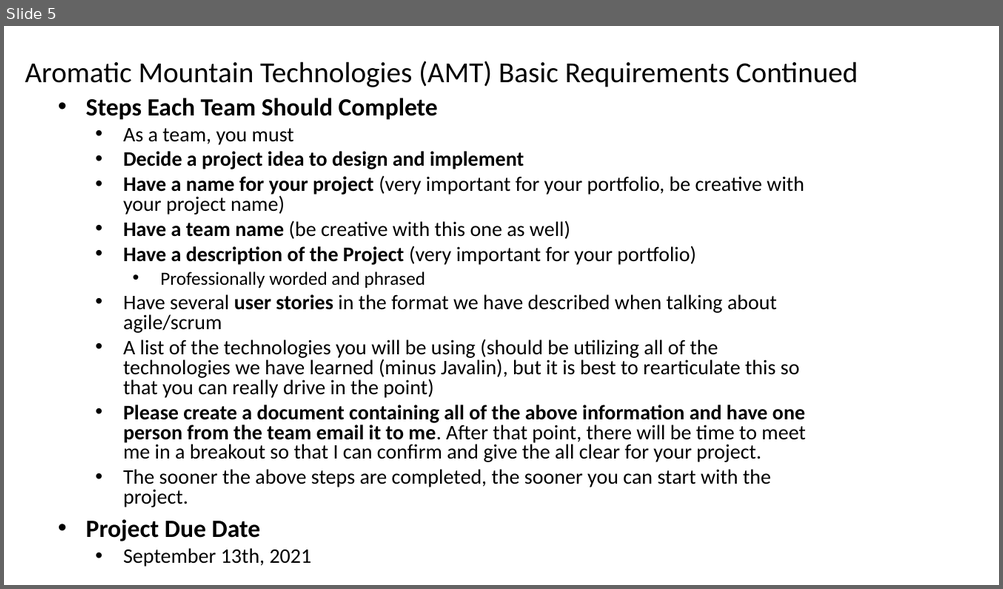
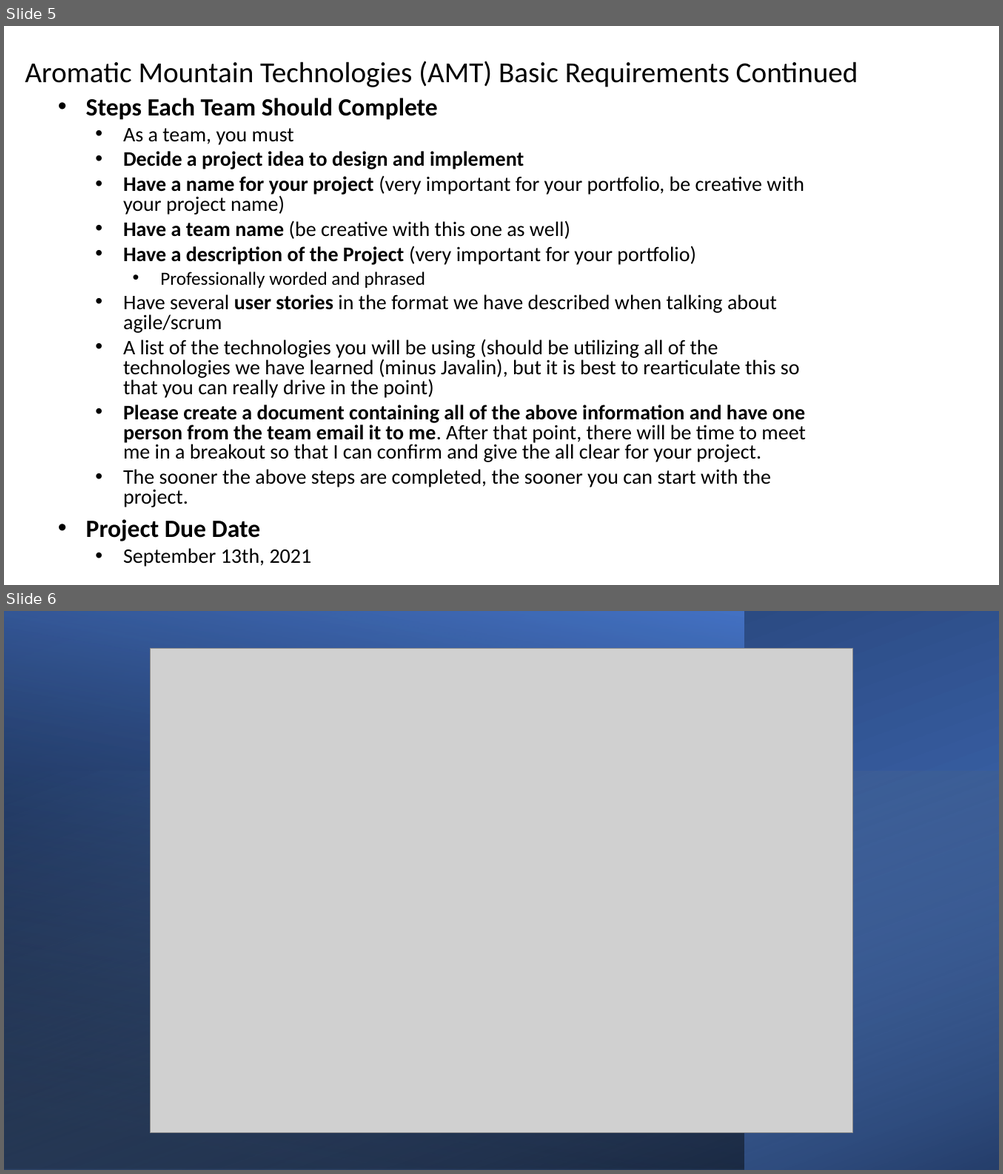
Before and after one commit to tlw8253/Aromatic-Mountain-Technologies-BE, a slide deck: docs/AMT.pptx. Shown one above the other, each under a label of ours: slide 5 before the commit, slides 5 and 6 after it. The pictures are 1003x589 and 1003x1174 pixels, drawn with LibreOffice and Linux fonts; fonts in the diff are those of the drawing; grey boxes stand for pictures. Boxes give left, top, right and bottom in pixels: in the first picture for what was removed or moved away, otherwise in the second. Text is boxed around its words. In the diff, an @@ line names an element or a change of style, - is before the commit and + after.

```diff
--- a/docs/AMT.pptx
+++ b/docs/AMT.pptx
@@ slide 6 added at <box>4,611,999,1170</box>, background #FFFFFF @@
@@ rectangle added at <box>4,611,744,1170</box>, fill gradient #000000 to #4472C4 @@
@@ rectangle added at <box>5,611,999,1170</box>, fill gradient #4472C4 to #203864 @@
@@ picture added at <box>151,648,853,1133</box> @@
@@ rectangle added at <box>4,772,999,1170</box>, fill gradient #9DC3E6 to #000000 @@
```
Also in this commit, not shown: 1 slide removed, 29 other files.
